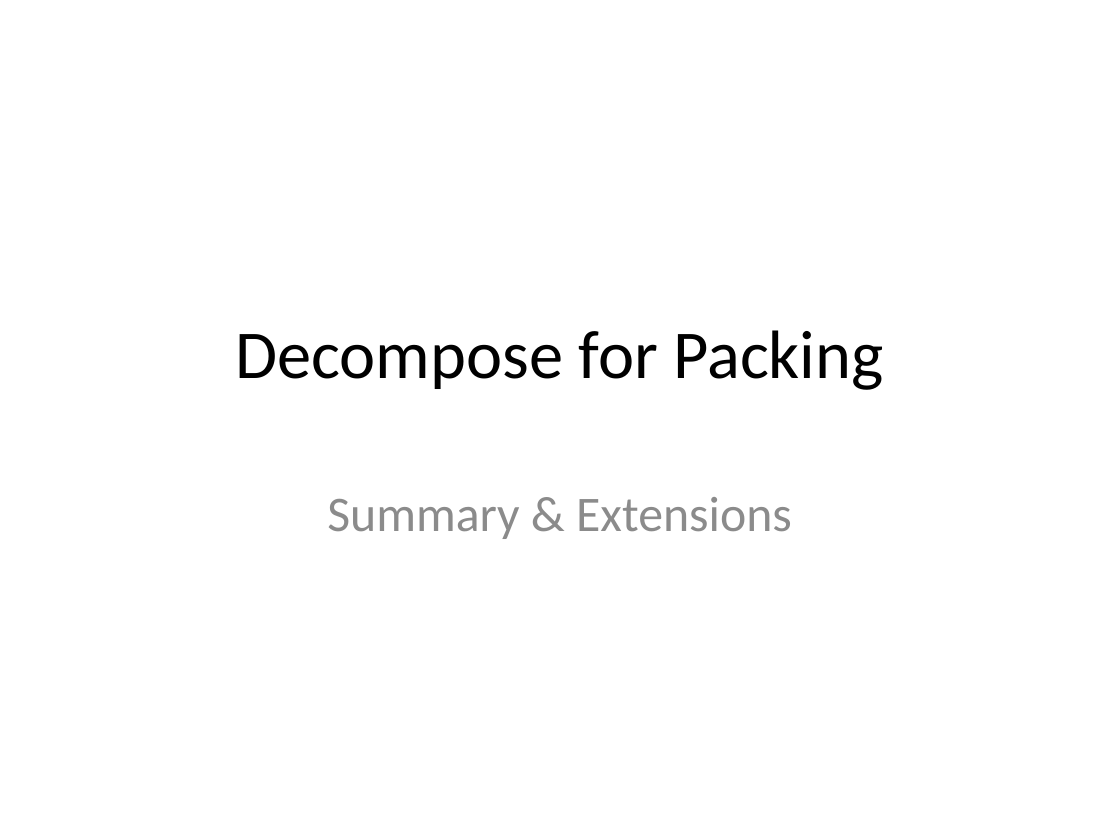
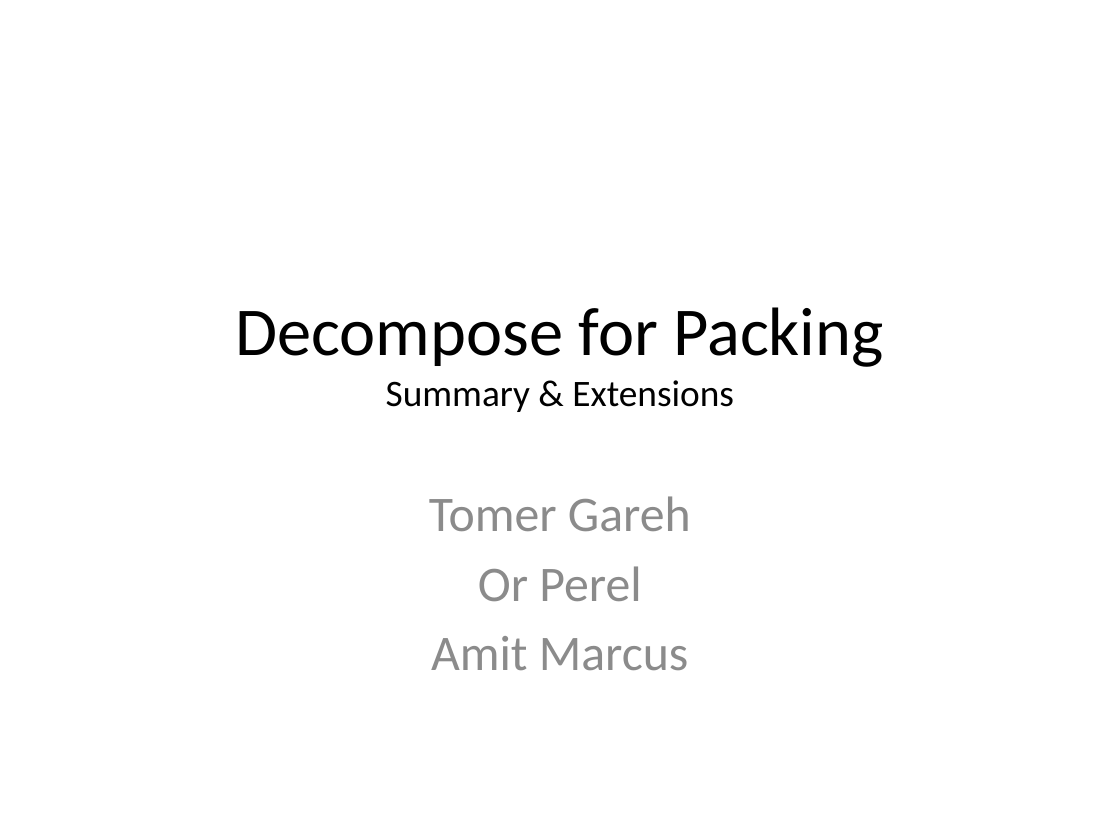
Before and after one commit to orperel/DecomposeForPacking, a slide deck: slide 1 of DecomposeForPacking/docs/Decompose for Packing - Summary and Extensions.pptx. Drawn at 1120x840 pixels with LibreOffice and Linux fonts; fonts in the diff are those of the drawing. Boxes give left, top, right and bottom in pixels: in the first picture for what was removed or moved away, otherwise in the second. Text is boxed around its words. In the diff, an @@ line names an element or a change of style, - is before the commit and + after.

```diff
--- a/DecomposeForPacking/docs/Decompose for Packing - Summary and Extensions.pptx
+++ b/DecomposeForPacking/docs/Decompose for Packing - Summary and Extensions.pptx
@@ title at (235,307,883,412): text changed @@
-Decompose for Packing
+Decompose for Packing
+Summary & Extensions
@@ subtitle at (429,496,691,670): text changed @@
-Summary & Extensions
+Tomer Gareh
+Or Perel
+Amit Marcus
```
Also in this commit, not shown: 15 other slides changed, 13 slides added, 2 slides removed, 15 other files.
